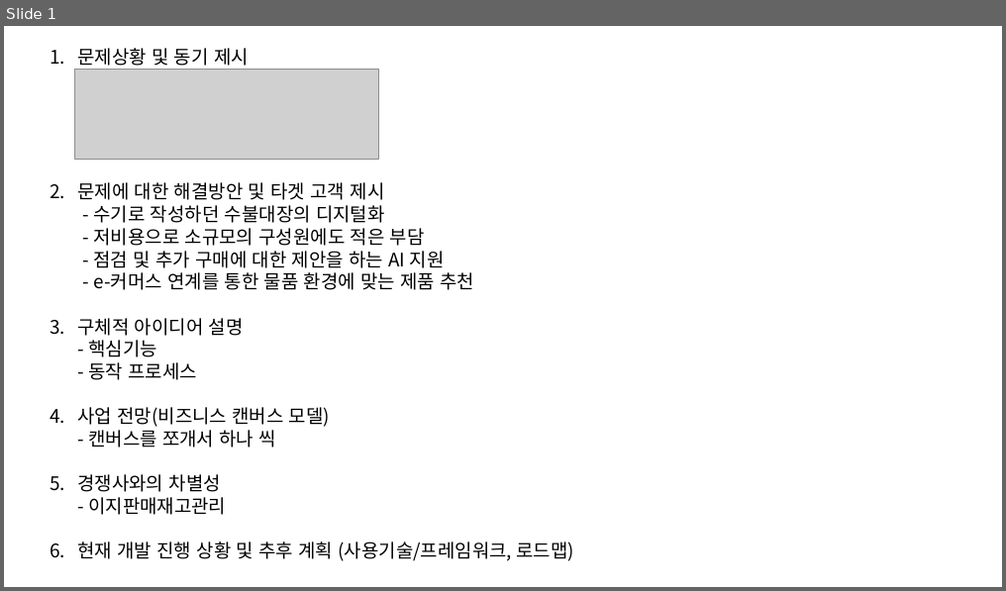
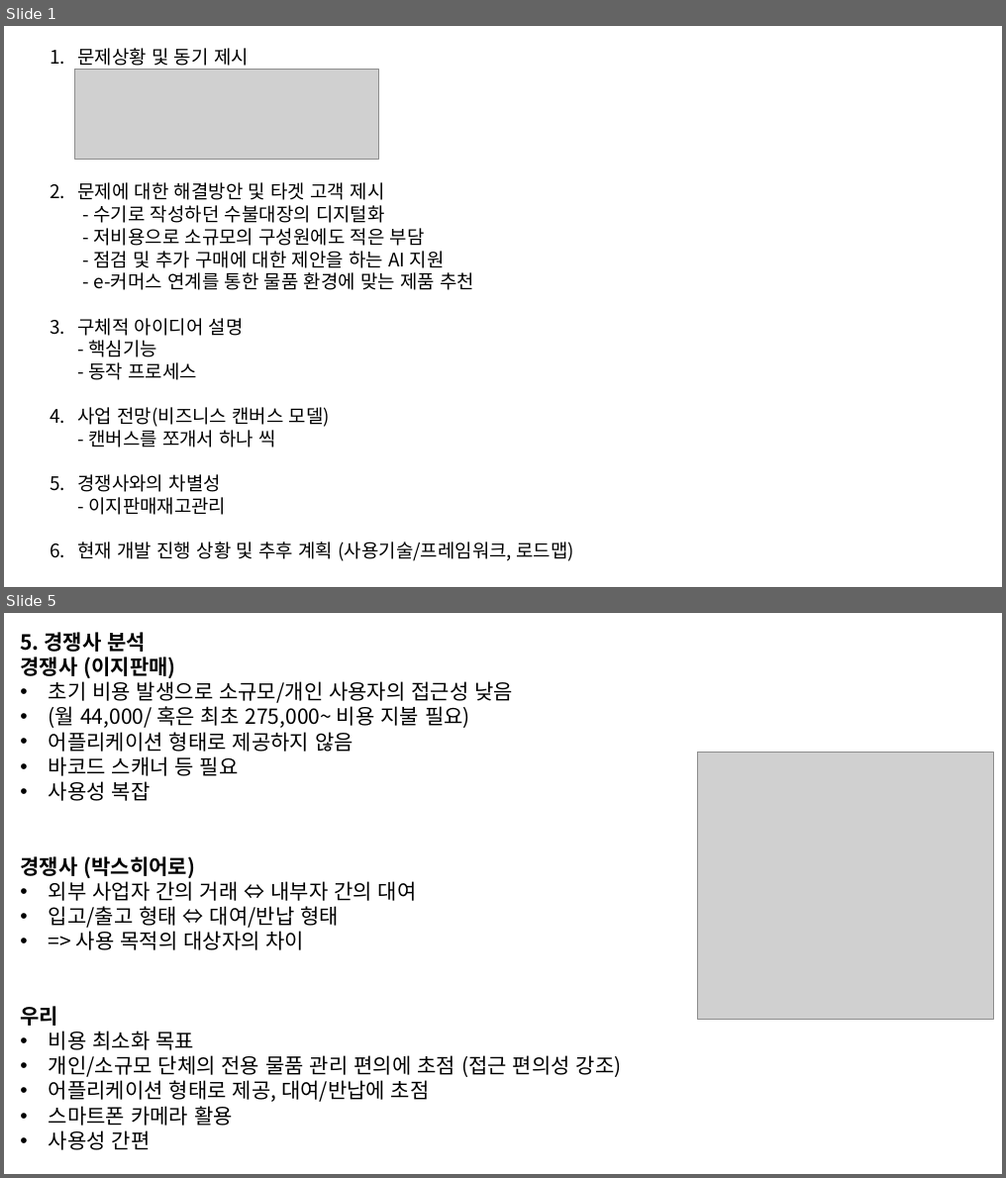
Before and after one commit to DEU-High-Five/4-1_Capstone_Document, a slide deck: 중간발표/중간발표(초안계획).pptx. Shown one above the other, each under a label of ours: slide 1 before the commit, slides 1 and 5 after it; the slides between them are not shown. The pictures are 1006x591 and 1006x1178 pixels, drawn with LibreOffice and Linux fonts; fonts in the diff are those of the drawing; grey boxes stand for pictures. Boxes give left, top, right and bottom in pixels: in the first picture for what was removed or moved away, otherwise in the second. Text is boxed around its words. In the diff, an @@ line names an element or a change of style, - is before the commit and + after.

```diff
--- a/중간발표/중간발표(초안계획).pptx
+++ b/중간발표/중간발표(초안계획).pptx
@@ slide 5 added at <box>4,613,1002,1174</box>, background #FFFFFF @@
@@ text added at <box>20,632,622,1151</box>, 20 pt, text #000000 @@
+5. 경쟁사 분석
+경쟁사 (이지판매)
+• 초기 비용 발생으로 소규모/개인 사용자의 접근성 낮음
+• (월 44,000/ 혹은 최초 275,000~ 비용 지불 필요)
+• 어플리케이션 형태로 제공하지 않음
+• 바코드 스캐너 등 필요
+• 사용성 복잡
+경쟁사 (박스히어로)
+• 외부 사업자 간의 거래 ⇔ 내부자 간의 대여
+• 입고/출고 형태 ⇔ 대여/반납 형태
+• => 사용 목적의 대상자의 차이
+우리
+• 비용 최소화 목표
+• 개인/소규모 단체의 전용 물품 관리 편의에 초점 (접근 편의성 강조)
+• 어플리케이션 형태로 제공, 대여/반납에 초점
+• 스마트폰 카메라 활용
+• 사용성 간편
@@ picture added at <box>697,753,993,1020</box> @@
```
Also in this commit, not shown: 3 other slides added, 1 other file.
